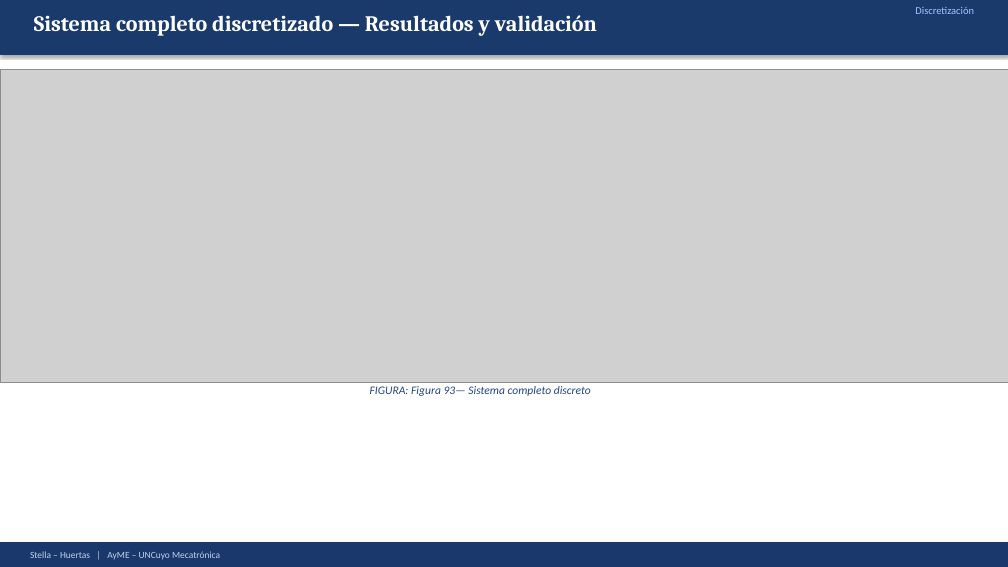
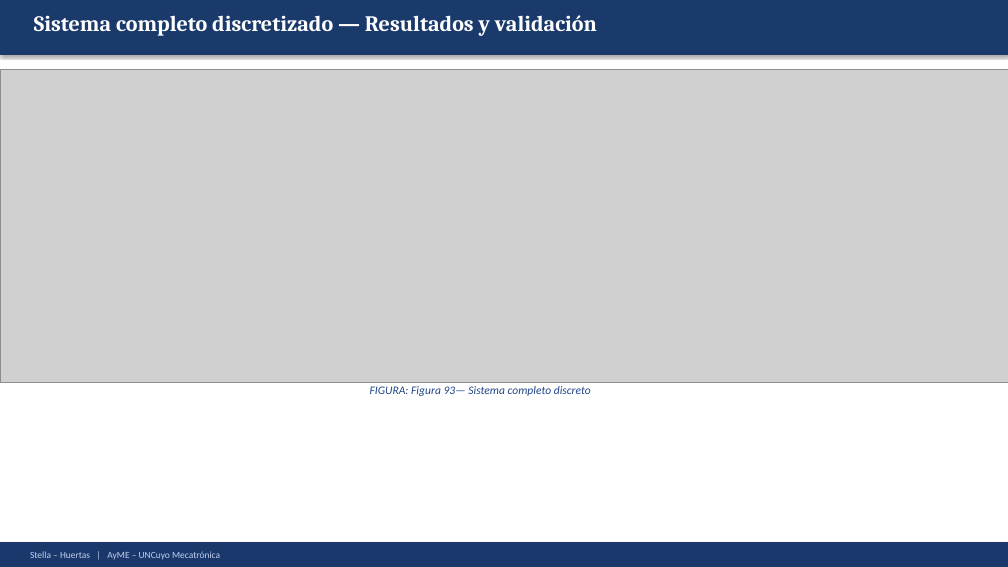
Before and after one commit to Juan-Stella/Automatica-y-maquinas-electricas-final, a slide deck: slide 113 of Presentación/AyME_Stella_Huertas_Presentacion1.pptx. Drawn at 1008x567 pixels with LibreOffice and Linux fonts; fonts in the diff are those of the drawing; grey boxes stand for pictures. Boxes give left, top, right and bottom in pixels: in the first picture for what was removed or moved away, otherwise in the second. Text is boxed around its words. In the diff, an @@ line names an element or a change of style, - is before the commit and + after.

```diff
--- a/Presentación/AyME_Stella_Huertas_Presentacion1.pptx
+++ b/Presentación/AyME_Stella_Huertas_Presentacion1.pptx
@@ text removed at box(915, 7, 974, 14) @@
-Discretización
```
Also in this commit, not shown: 17 other slides changed, 5 other files.
